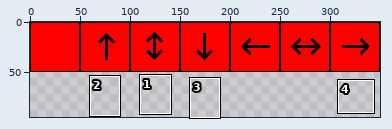
Edited in one commit: sprite sheet (assets/tilemap/ground_tileset.png). The picture above shows the old version from afar; the outline marks the close-up.
Close-up. Earlier state:
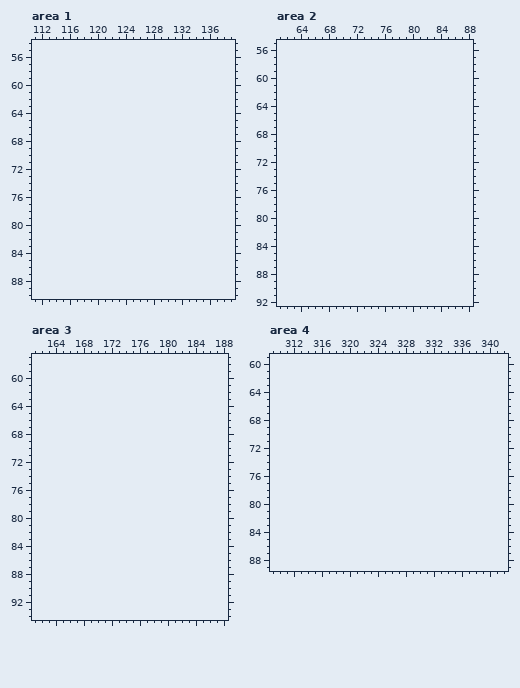
The file is 350x50 pixels. Colours within 5 levels of each other are drawn and written as one. Shown: area 1: x 111..139, y 54..90; area 2: x 61..88, y 55..92; area 3: x 161..188, y 57..94; area 4: x 309..342, y 59..89. The old version is drawn lined up with the new one, on the new canvas. The wide view leaves out empty margins. The commit also changed other parts of the picture, which this record leaves out.
Palette (. is transparent): 
After the commit:
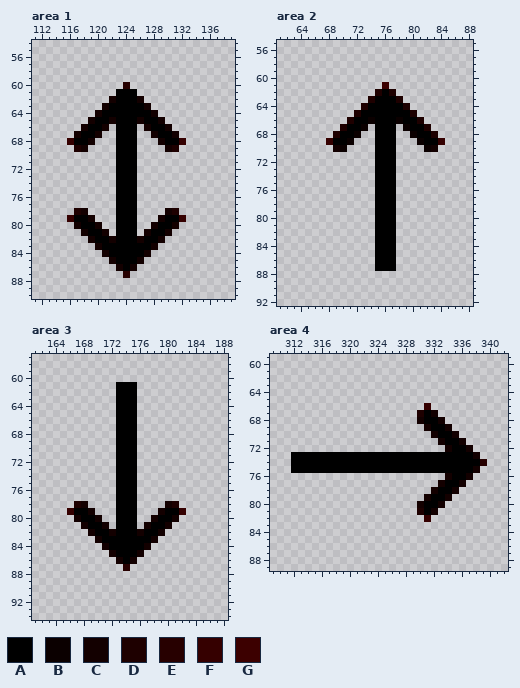
Colours new in this view: A #000000  B #0b0000  C #130000  D #1e0000  E #270000  F #350000  G #3c0000
Difference:
canvas 350x50 -> 350x100
Changed rows in their new state; - is an unchanged pixel.
Area 1:
first column x 116:
60 --------E--------
61 -------AAA-------
62 ------CAAAC------
63 -----CAAAAAC-----
64 ----CAAAAAAAC----
65 ---CAACAAACAAC---
66 --CAAC-AAA-CAAC--
67 -CAAC--AAA--CAAC-
68 FAAC---AAA---CAAF
69 -DC----AAA----CD-
70 -------AAA-------
71 -------AAA-------
72 -------AAA-------
73 -------AAA-------
74 -------AAA-------
75 -------AAA-------
76 -------AAA-------
77 -------AAA-------
78 -DC----AAA----CD-
79 FAAC---AAA---CAAF
80 -CAAC--AAA--CAAC-
81 --CAAC-AAA-CAAC--
82 ---CAACAAACAAC---
83 ----CAAAAAAAC----
84 -----CAAAAAC-----
85 ------CAAAC------
86 -------CAC-------
87 --------E--------
Area 2:
first column x 68:
61 --------G--------
62 -------DAD-------
63 ------DAAAD------
64 -----DAAAAAD-----
65 ----DAAAAAAAD----
66 ---DAABAAABAAD---
67 --DAAB-AAA-BAAD--
68 -DAAB--AAA--BAAD-
69 FAAB---AAA---BAAF
70 -CB----AAA----BC-
71 -------AAA-------
72 -------AAA-------
73 -------AAA-------
74 -------AAA-------
75 -------AAA-------
76 -------AAA-------
77 -------AAA-------
78 -------AAA-------
79 -------AAA-------
80 -------AAA-------
81 -------AAA-------
82 -------AAA-------
83 -------AAA-------
84 -------AAA-------
85 -------AAA-------
86 -------AAA-------
87 -------AAA-------
Area 3:
first column x 166:
61 -------AAA-------
62 -------AAA-------
63 -------AAA-------
64 -------AAA-------
65 -------AAA-------
66 -------AAA-------
67 -------AAA-------
68 -------AAA-------
69 -------AAA-------
70 -------AAA-------
71 -------AAA-------
72 -------AAA-------
73 -------AAA-------
74 -------AAA-------
75 -------AAA-------
76 -------AAA-------
77 -------AAA-------
78 -DC----AAA----CD-
79 FAAC---AAA---CAAF
80 -CAAC--AAA--CAAC-
81 --CAAC-AAA-CAAC--
82 ---CAACAAACAAC---
83 ----CAAAAAAAC----
84 -----CAAAAAC-----
85 ------CAAAC------
86 -------CAC-------
87 --------E--------
Area 4:
first column x 312:
66 -------------------F--------
67 ------------------DAC-------
68 ------------------CAAC------
69 -------------------CAAC-----
70 --------------------CAAC----
71 ---------------------CAAC---
72 ----------------------CAAC--
73 AAAAAAAAAAAAAAAAAAAAAAAAAAC-
74 AAAAAAAAAAAAAAAAAAAAAAAAAAAE
75 AAAAAAAAAAAAAAAAAAAAAAAAAAC-
76 ----------------------CAAC--
77 ---------------------CAAC---
78 --------------------CAAC----
79 -------------------CAAC-----
80 ------------------CAAC------
81 ------------------DAC-------
82 -------------------F--------
